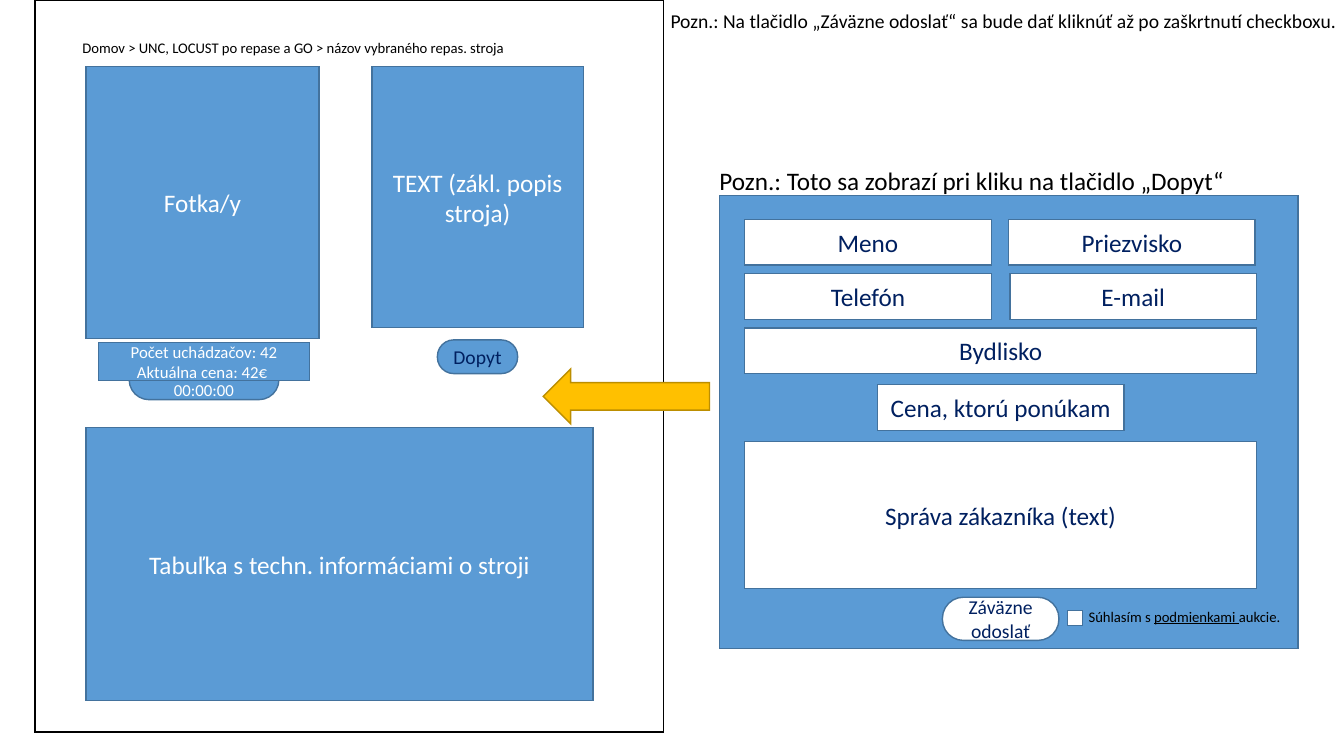
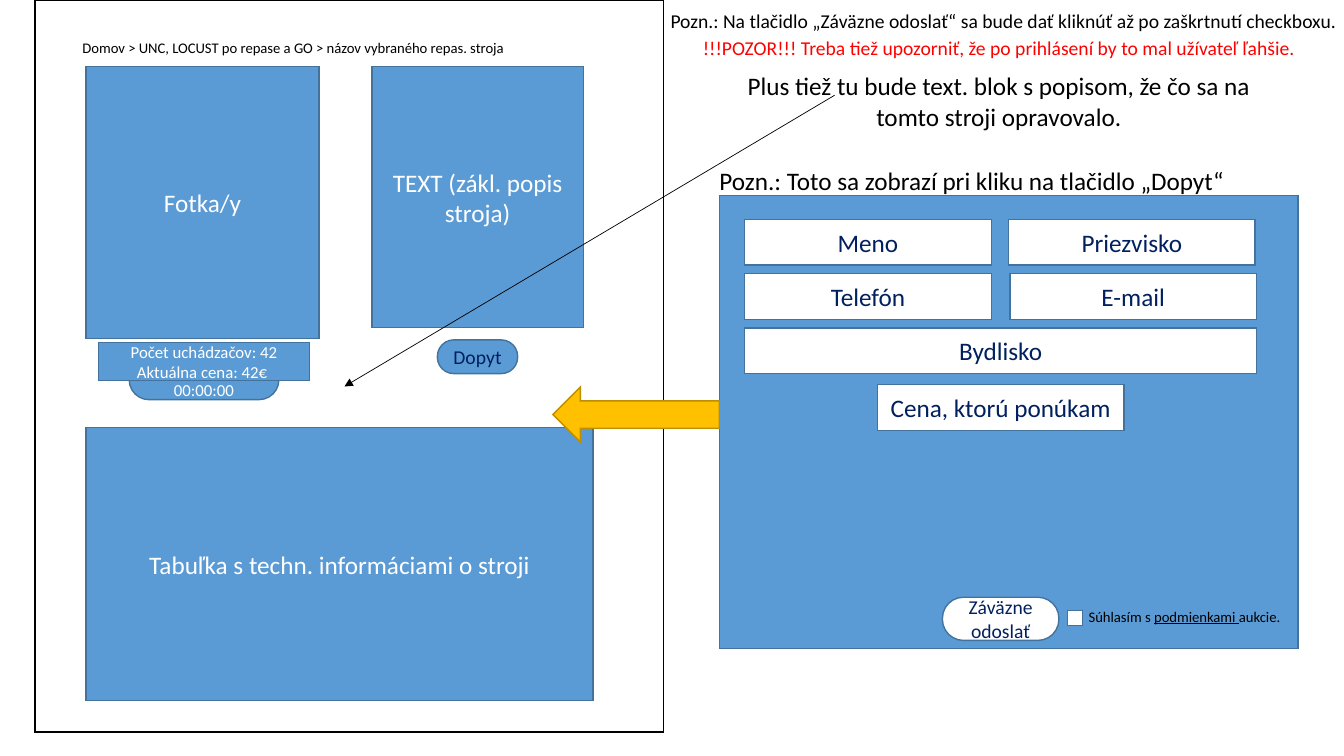
Before and after one commit to milantru/ServIS, a slide deck: slide 15 of docs/B-Servis WebApp UI koncept.pptx. Drawn at 1344x756 pixels with LibreOffice and Linux fonts; fonts in the diff are those of the drawing. Boxes give left, top, right and bottom in pixels: in the first picture for what was removed or moved away, otherwise in the second. Text is boxed around its words. In the diff, an @@ line names an element or a change of style, - is before the commit and + after.

```diff
--- a/docs/B-Servis WebApp UI koncept.pptx
+++ b/docs/B-Servis WebApp UI koncept.pptx
@@ text added at (703,41,1295,58), 14 pt, text #FF0000 @@
+!!!POZOR!!! Treba tiež upozorniť, že po prihlásení by to mal užívateľ ľahšie.
@@ text added at (748,77,1249,131), 18 pt, text #000000 @@
+Plus tiež tu bude text. blok s popisom, že čo sa na tomto stroji opravovalo.
@@ arrow added from (835, 95) to (345, 386), #000000 0.5 pt @@
@@ right arrow: place and size @@
-right arrow at (543,369,710,423)
+right arrow at (554,387,720,442)
@@ rectangle removed at (745,442,1257,589) @@
-Správa zákazníka (text)
```
Also in this commit, not shown: 21 other slides changed, 2 slides added, 2 other files.
